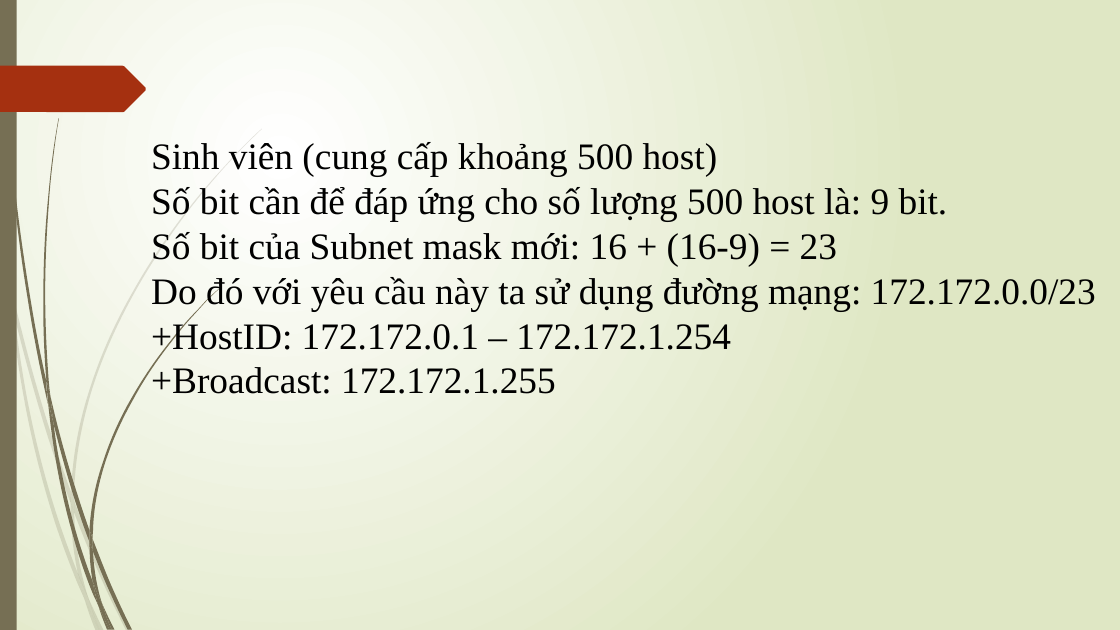
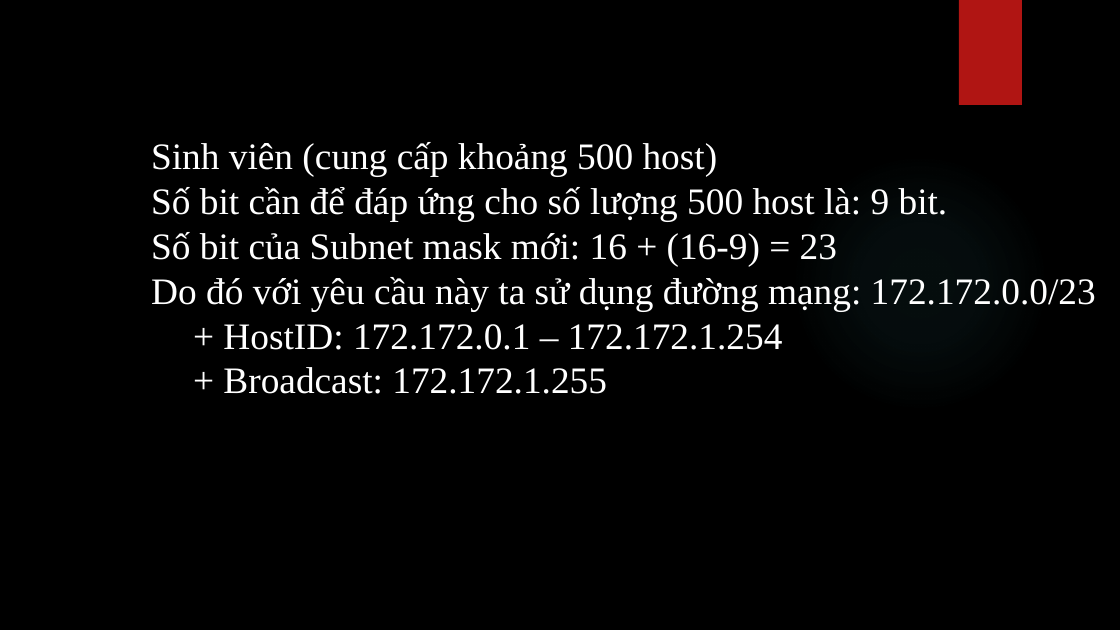
Before and after one commit to VoLeKhanhDuy/DoAnMKD, a slide deck: slide 6 of bao_Cao_MKD.pptx (slide 3 before the commit). Drawn at 1120x630 pixels with LibreOffice and Linux fonts; fonts in the diff are those of the drawing; background and template pictures are left out. Boxes give left, top, right and bottom in pixels: in the first picture for what was removed or moved away, otherwise in the second. Text is boxed around its words. In the diff, an @@ line names an element or a change of style, - is before the commit and + after.

```diff
--- a/bao_Cao_MKD.pptx
+++ b/bao_Cao_MKD.pptx
@@ background gradient #FFFFFF to #DFE8C4 to picture (left out) @@
@@ rectangle removed at (0, 0, 17, 630) @@
@@ rectangle added at (959, 0, 1022, 105), fill #B01513 @@
@@ freeform shape removed at (0, 66, 146, 112) @@
@@ text at (151, 142, 1096, 311): text colour #000000 to #FFFFFF in "Sinh viên (cung cấp khoảng 500 host)", "Số bit cần để đáp ứng cho ...", "Số bit của Subnet mask mới: 16 ...", "Do đó với yêu cầu này ta ..." @@
@@ ellipse added at (791, 154, 1049, 413), fill gradient #50B9C1 @@
@@ text at (223, 324, 783, 394): text changed; text colour #000000 to #FFFFFF @@
-+HostID: 172.172.0.1 – 172.172.1.254
-+Broadcast: 172.172.1.255
+  + HostID: 172.172.0.1 – 172.172.1.254
+  + Broadcast: 172.172.1.255
@@ group removed at (0, 129, 262, 630): 10 freeform shapes @@
@@ group removed at (3, 0, 218, 630): 12 freeform shapes @@
```
Also in this commit, not shown: 3 other slides changed, 4 slides added, 1 slide removed.
